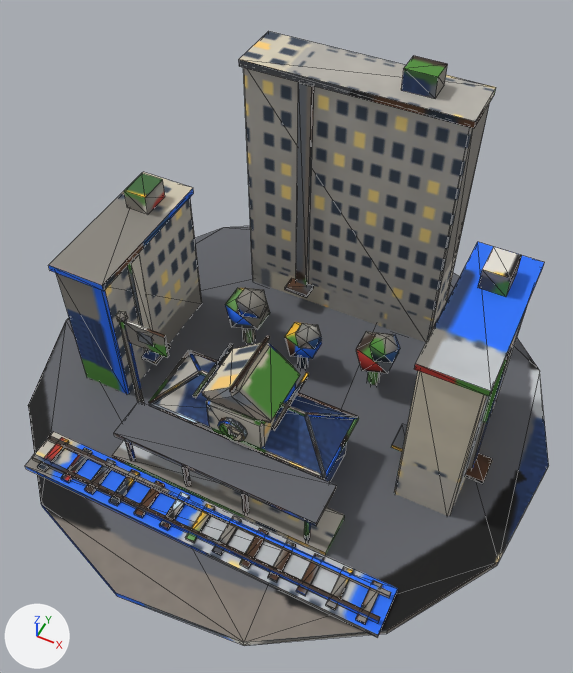
Before and after pictures for a commit that changed the glTF model game/assets/models/city_dl6_blue.glb.
Both versions are drawn from a camera (50 mm lens) standing at (0.663, -1.341, 1.918) and looking at (0.038, -0.09, 0.354). Every picture has the same lights, and +X, +Y and +Z are marked at lower left. The older version comes first. Mesh edges are drawn as thin lines. Vertices at exactly the same position are counted once.

Objects in the first picture: 'city_dl6_blue'.
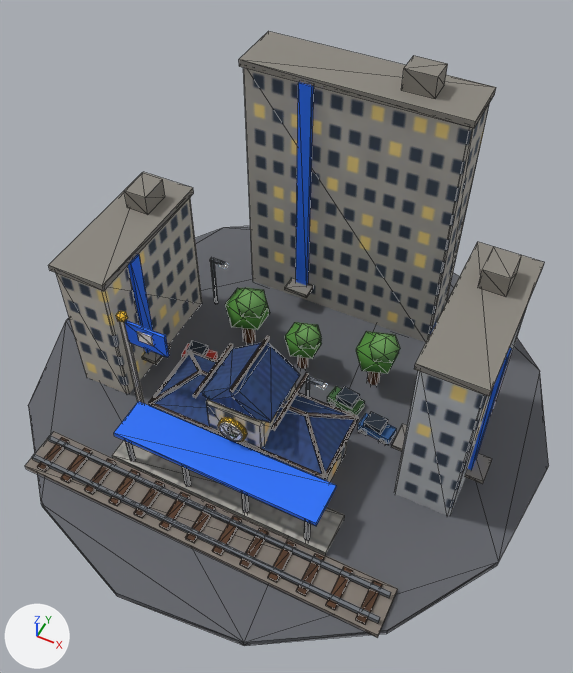
Location of each change, [x1, y1, x2, y2] in pixels of the pictures (573 x 673 px):
part 1 of me_m, added: after [182, 343, 218, 360]
part 2 of me_m, added: after [186, 341, 209, 356]
part 3 of me_m, added: after [358, 413, 397, 445]
part 4 of me_m, added: after [364, 411, 388, 434]
part 5 of me_m, added: after [327, 386, 365, 416]
part 6 of me_m, added: after [336, 386, 360, 409]
part 7 of me_m, added: after [211, 262, 218, 302]
part 8 of me_m, added: after [210, 257, 226, 266]
part 9 of me_m, added: after [306, 381, 310, 397]
part 10 of me_m, added: after [306, 376, 324, 387]
part 11 of me_m, added: after [328, 402, 386, 445]
part 12 of me_m, surface changed: [25, 31, 549, 646] in both

Diff of the bpy script that builds the scene:
```diff
--- a/game/assets/models/city_dl6_blue.glb.py
+++ b/game/assets/models/city_dl6_blue.glb.py
@@ mat_glow_lamp_cold @@
+mat_glow_lamp_cold = principled_material('glow_lamp_cold')
+mat_glow_lamp_cold.base_color = (0.687, 0.871, 1.0)  # pale blue #d8f0ff
+mat_glow_lamp_cold.roughness = 0.4
+mat_glow_lamp_cold.emission_color = (0.687, 0.871, 1.0)  # pale blue #d8f0ff
+mat_glow_lamp_cold.emission_strength = 3.0
@@ me_m @@
 # used by ob_city_dl6_blue; location = (0.0, 0.0, 0.0)
-me_m.from_pydata(...)  # 816 vertices, 1324 faces; spans x -0.78..0.78, y -0.77..0.77, z -0.01..0.89
+me_m.from_pydata(...)  # 1248 vertices, 2044 faces; spans x -0.78..0.78, y -0.77..0.77, z -0.01..0.89
+# me_m part 1: the loose piece of 8 vertices spanning x -0.42..-0.37, y -0.15..-0.07, z 0.08..0.09 is copied, and the copy is turned -84.3 degrees about the z axis through its middle and scaled by 1.18, then moved by (0.1, 0.09, -0.06); it spans x -0.35..-0.25, y -0.05..0.01, z 0.01..0.04
+# me_m part 2: the loose piece of 8 vertices spanning x -0.42..-0.37, y -0.15..-0.07, z 0.08..0.09 is copied, and the copy is turned -84.3 degrees about the z axis through its middle and scaled by 0.753, then moved by (0.09, 0.09, -0.04); it spans x -0.34..-0.28, y -0.05..0.0, z 0.04..0.06
+# me_m part 3: the loose piece of 8 vertices spanning x 0.37..0.42, y -0.11..-0.03, z 0.08..0.09 is copied, and the copy is turned -95.7 degrees about the z axis through its middle and scaled by 1.18, then moved by (-0.1, 0.04, -0.06); it spans x 0.25..0.35, y -0.06..0.0, z 0.01..0.04
+# me_m part 4: the loose piece of 8 vertices spanning x 0.37..0.42, y -0.11..-0.03, z 0.08..0.09 is copied, and the copy is turned -95.7 degrees about the z axis through its middle and scaled by 0.753, then moved by (-0.1, 0.04, -0.04); it spans x 0.26..0.32, y -0.05..0.0, z 0.04..0.06
+# me_m part 5: the loose piece of 8 vertices spanning x 0.37..0.42, y -0.11..-0.03, z 0.08..0.09 is copied, and the copy is turned 81.9 degrees about the z axis through its middle and scaled by 1.18, then moved by (-0.22, 0.09, -0.06); it spans x 0.13..0.23, y -0.01..0.05, z 0.01..0.04
+# me_m part 6: the loose piece of 8 vertices spanning x -0.26..0.26, y -0.12..-0.11, z 0.16 is copied, and the copy is scaled about its middle by (0.101, 5.38, 2.96), then moved by (0.19, 0.13, -0.11); it spans x 0.16..0.22, y -0.01..0.04, z 0.04..0.06
+# me_m part 7: a new loose piece, a 6-sided cylinder along z spanning x -0.385..-0.375, y 0.214..0.226, z 0.0..0.2, in mat_baked (picture img_bake)
+# me_m part 8: a new loose piece, a box spanning x -0.385..-0.335, y 0.213..0.227, z 0.196..0.204, in mat_baked (picture img_bake)
+# me_m part 9: a new loose piece, a 6-sided cylinder along z spanning x 0.095..0.105, y -0.086..-0.074, z 0.0..0.2, in mat_baked (picture img_bake)
+# me_m part 10: a new loose piece, a box spanning x 0.095..0.145, y -0.087..-0.073, z 0.196..0.204, in mat_baked (picture img_bake)
+# me_m part 11: 128 vertices added at x 0.13..0.35, y -0.06..0.05, z 0.0..0.02
+# me_m part 12: 1320 kept faces spanning x -0.78..0.78, y -0.77..0.77, z -0.01..0.89 get new texture (UV) coordinates
+# other edits to the shape of me_m do not show in these pictures
 me_m.materials.append(mat_baked)
+me_m.materials.append(mat_glow_lamp_cold)  # pale blue #d8f0ff, glowing pale blue #d8f0ff
```
